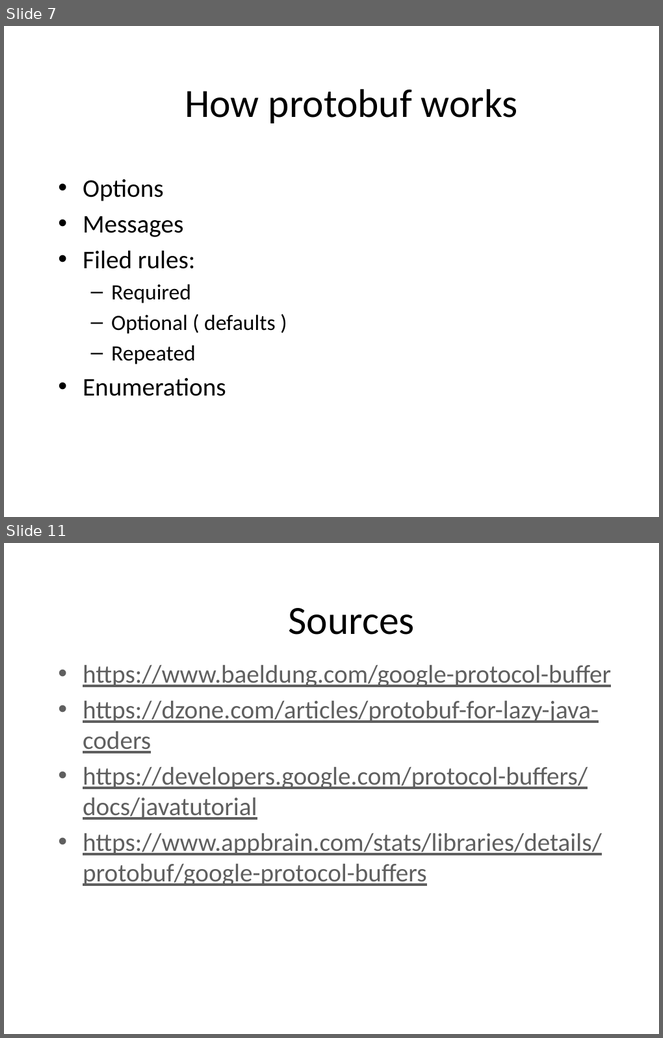
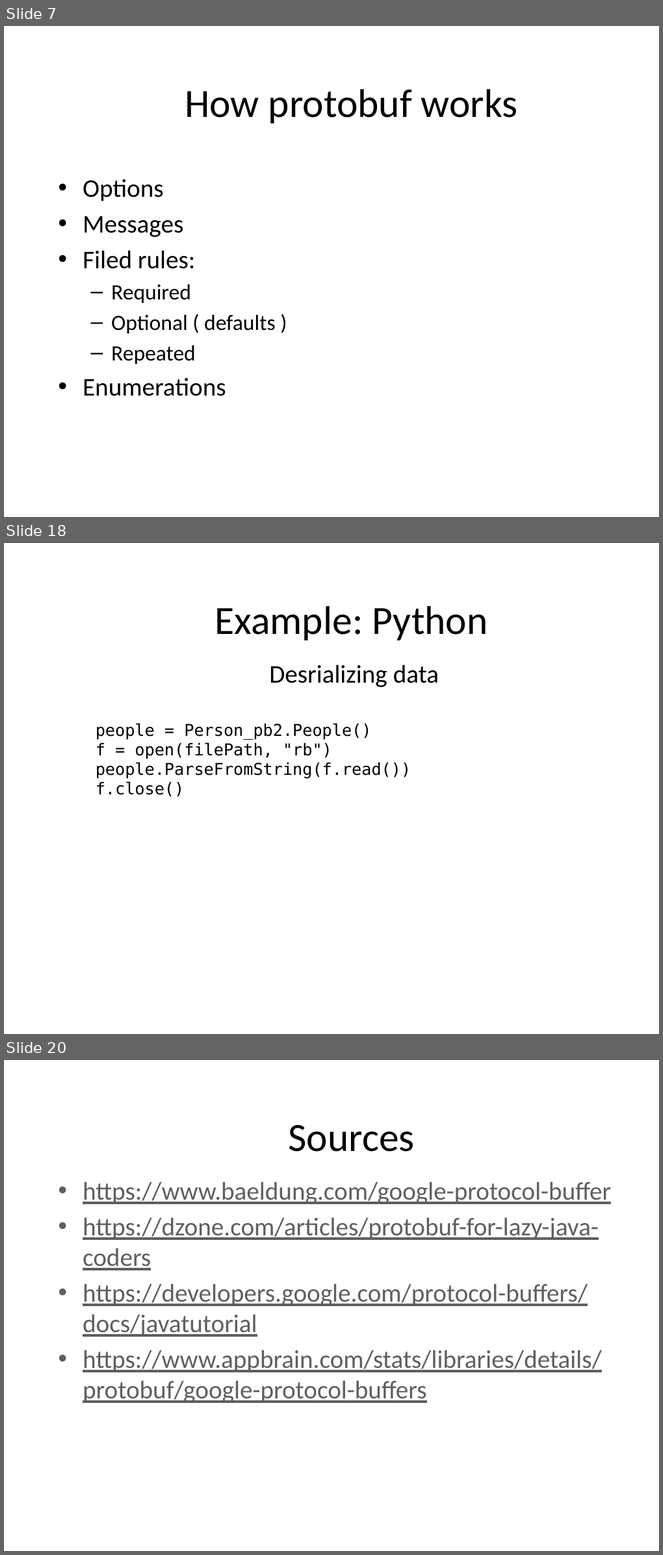
Before and after one commit to BartoszGardziejewski/ProtocolBufferDemo, a slide deck: ProtoBuff.pptx. Shown one above the other, each under a label of ours: slides 7 and 11 before the commit, slides 7, 18 and 20 after it; the slides between them are not shown. The pictures are 663x1038 and 663x1555 pixels, drawn with LibreOffice and Linux fonts; fonts in the diff are those of the drawing; background and template pictures are left out. Boxes give left, top, right and bottom in pixels: in the first picture for what was removed or moved away, otherwise in the second. Text is boxed around its words. In the diff, an @@ line names an element or a change of style, - is before the commit and + after.

```diff
--- a/ProtoBuff.pptx
+++ b/ProtoBuff.pptx
@@ slide 18 added at [4, 543, 659, 1034], background picture (left out) @@
@@ text added at [215, 606, 488, 641], 44 pt, text #000000 @@
+Example: Python
@@ text added at [269, 665, 439, 687], 28 pt, text #000000 @@
+Desrializing data
@@ text added at [96, 723, 411, 797], 18 pt, text #000000 @@
+people = Person_pb2.People()
+f = open(filePath, "rb")
+people.ParseFromString(f.read())
+f.close()
@@ what was slide 11 is now slide 20 @@
```
Also in this commit, not shown: 3 slides changed, 10 other slides added, 2 slides removed, 5 other files.
